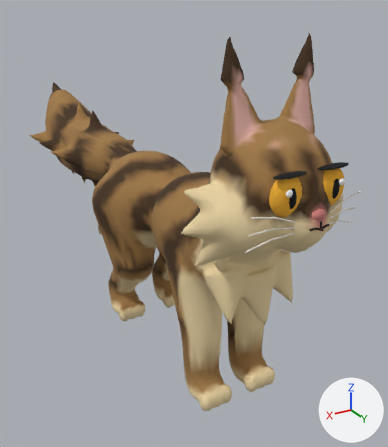
Renders of the glTF model pets/maine_coon.glb from each side of a commit.
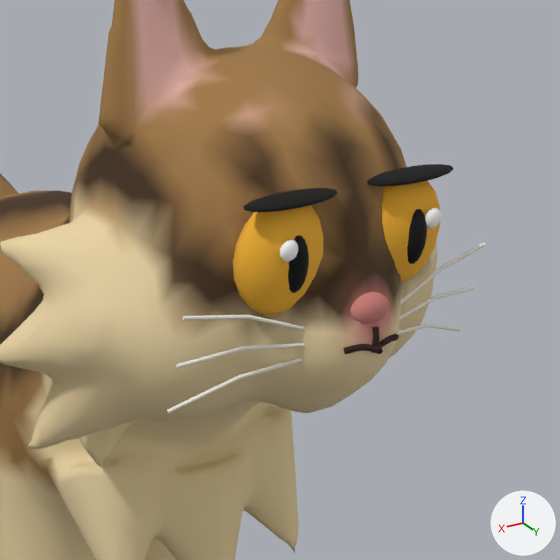
Old and new are each drawn whole from a camera (50 mm lens) standing at (0.522, 0.922, 0.757) and looking at (-0.091, -0.1, 0.246) and again close up on the part from 48% to 100% of the width and 23% to 68% of the height. Every picture has the same lights, and +X, +Y and +Z are marked at lower right. The last two pictures show the newer version. Vertices at exactly the same position are counted once.

In view in the first close-up: 'maine_coon'.
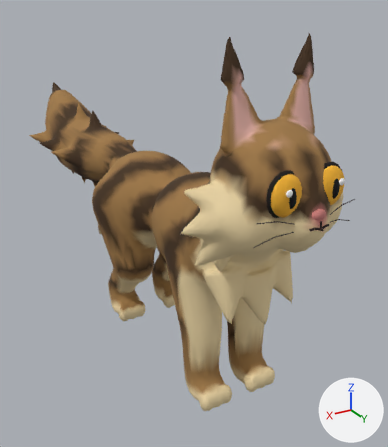
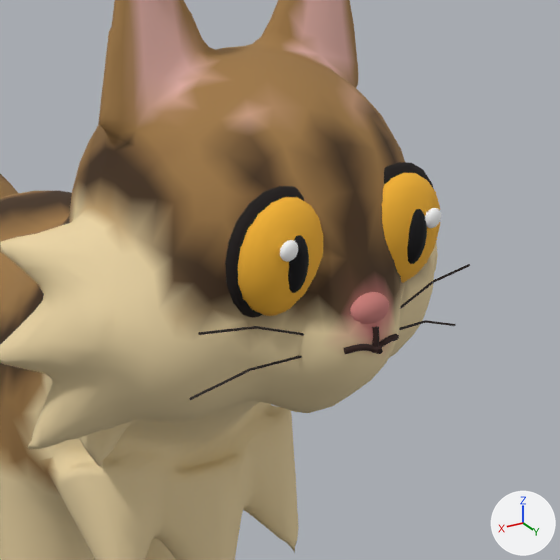
Pixel boxes (x1, y1, x2, y2) of what changed, in the close-ups (560 x 560 px; the box of a moved part takes in the faces that stretch with it):
'maine_coon', reshaped: before (0, 0, 485, 560); after (0, 0, 470, 560)
part 1 of me_maine_coon, deleted: before (400, 286, 474, 320)
part 2 of me_maine_coon, moved or reshaped: before (168, 164, 460, 414); after (225, 162, 434, 369)
part 3 of me_maine_coon, recoloured: before (167, 243, 485, 413); after (189, 264, 470, 400)

The edits, one by one:
me_maine_coon is used by ob_maine_coon; location (0.0, 0.0, 0.0).
me_maine_coon had 8558 vertices, 17020 faces and spanned x -0.156..0.156, y -0.828..0.411, z 0.003..0.701.
me_maine_coon now has 8522 vertices, 16956 faces and spans x -0.156..0.156, y -0.828..0.411, z 0.003..0.701.
me_maine_coon part 1: the loose piece of 18 vertices spanning x -0.105..-0.03, y 0.373..0.39, z 0.444..0.45 is deleted.
me_maine_coon part 2: 359 vertices moved from x -0.105..0.105, y 0.368..0.39, z 0.416..0.527 to x -0.095..0.095, y 0.36..0.39, z 0.423..0.529; 21 vertices removed from x -0.105..0.067, y 0.367..0.39, z 0.416..0.453; 3 vertices added at x -0.062..-0.03, y 0.383..0.389, z 0.452..0.461.
me_maine_coon part 3: 97 kept faces spanning x -0.095..0.095, y 0.373..0.39, z 0.423..0.463 get new vertex colours; the middle colour goes from white #f3eee1 to brown #30241e.
